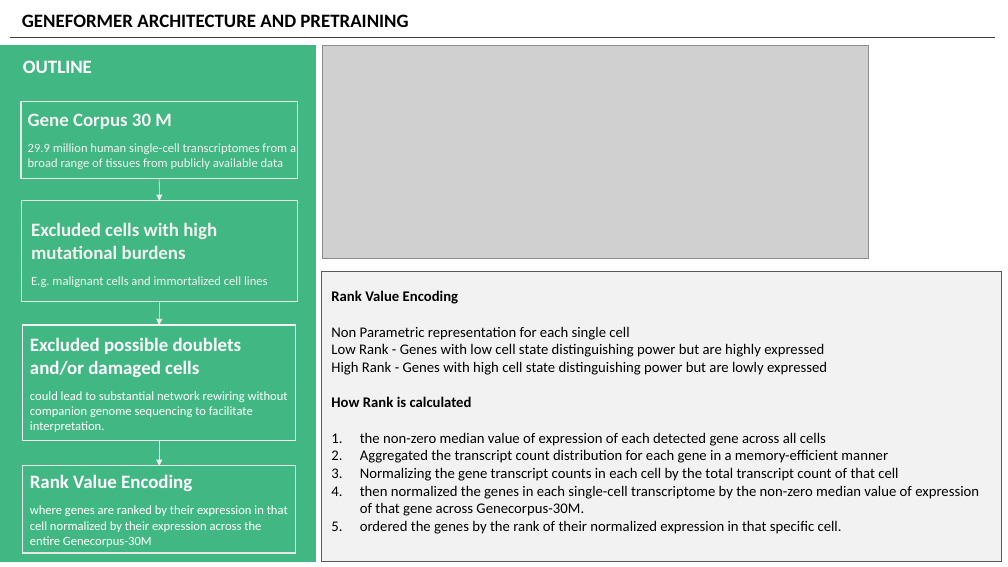
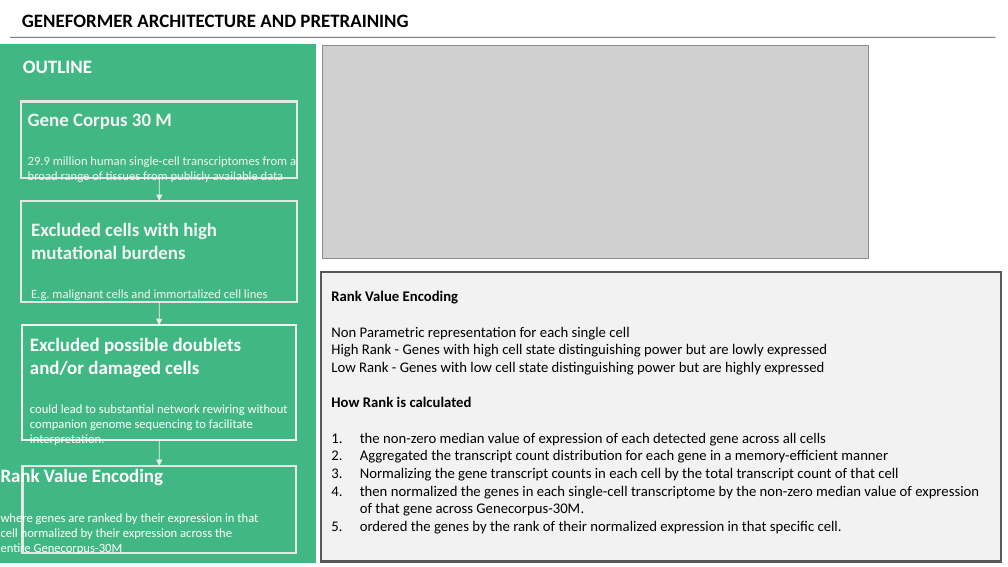
Before and after one commit to v-dev688/presentations, a slide deck: slide 7 of GENEFOREMER.pptx (slide 6 before the commit). Drawn at 1008x567 pixels with LibreOffice and Linux fonts; fonts in the diff are those of the drawing; grey boxes stand for pictures. Boxes give left, top, right and bottom in pixels: in the first picture for what was removed or moved away, otherwise in the second. Text is boxed around its words. In the diff, an @@ line names an element or a change of style, - is before the commit and + after.

```diff
--- a/GENEFOREMER.pptx
+++ b/GENEFOREMER.pptx
@@ rectangle at (0, 45, 315, 562): outline #41B883 1 pt to #41B883 2 pt @@
@@ line (10, 37) - (996, 37): stroke #404040 0.5 pt to #404040 0.75 pt @@
@@ text "Gene Corpus 30 M" rewrapped from (28, 113, 296, 169) to (28, 113, 296, 184) @@
@@ arrow removed from (160, 178) to (160, 201) @@
@@ freeform shape added at (160, 178, 160, 201), outline #F2F2F2 0.75 pt @@
@@ text "Excluded cells with high mutational ..." rewrapped from (31, 222, 268, 287) to (31, 222, 268, 300) @@
@@ rectangle at (321, 272, 1002, 562): outline #595959 1 pt to #595959 2 pt @@
@@ text "Excluded possible doublets and/or damaged ..." rewrapped from (30, 337, 288, 432) to (30, 337, 288, 445) @@
@@ rectangle at (23, 325, 296, 441): outline #F2F2F2 1 pt to #F2F2F2 2 pt @@
@@ text at (331, 343, 827, 357): paragraph added @@
+High Rank - Genes with high cell state distinguishing power but are lowly expressed
@@ text at (331, 361, 827, 375): paragraph removed @@
-High Rank - Genes with high cell state distinguishing power but are lowly expressed
@@ arrow removed from (160, 441) to (160, 466) @@
@@ freeform shape added at (160, 441, 160, 467), outline #F2F2F2 0.75 pt @@
@@ text "Rank Value Encoding" rewrapped from (30, 474, 288, 547) to (1, 467, 258, 554) @@
@@ outline #E7E6E6 1 pt to #E7E6E6 2 pt in 3 elements at (21, 101, 298, 178), (21, 201, 297, 302), (23, 466, 296, 553) @@
```
Also in this commit, not shown: 6 other slides changed, 12 slides added, 7 slides removed.
